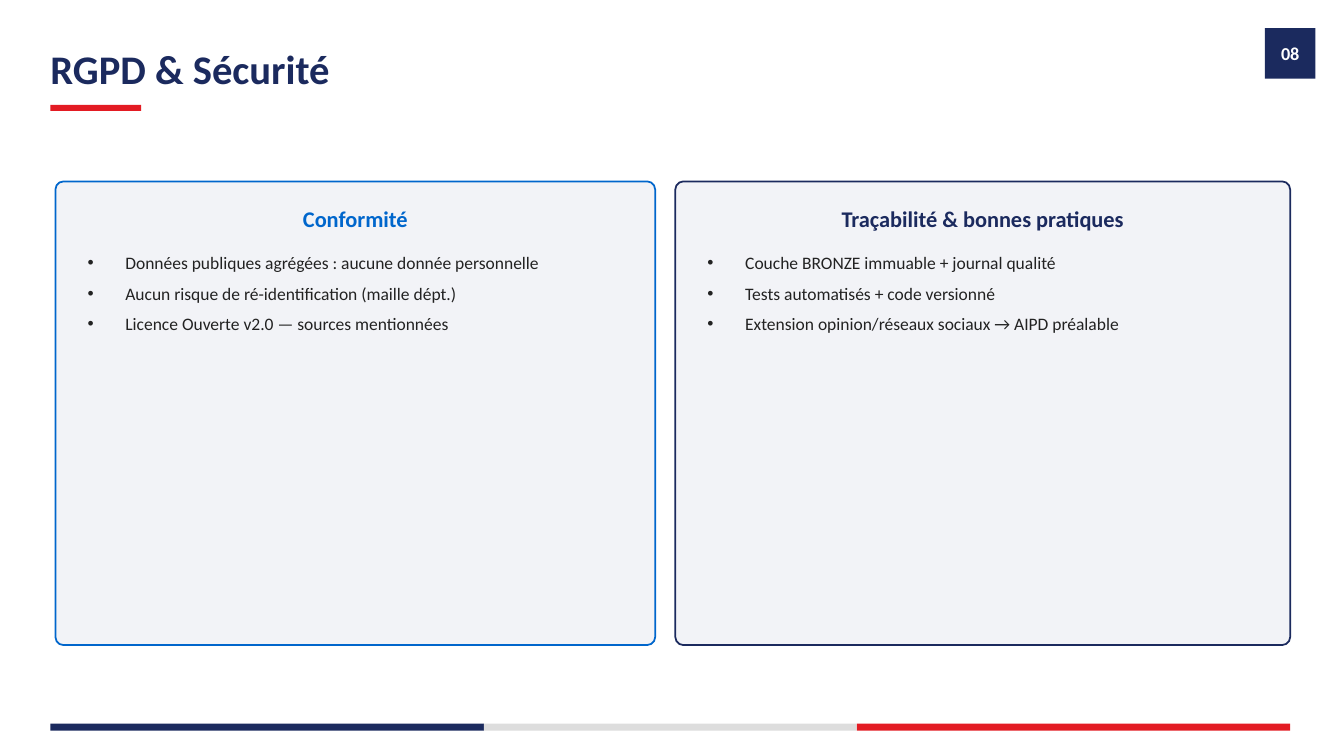
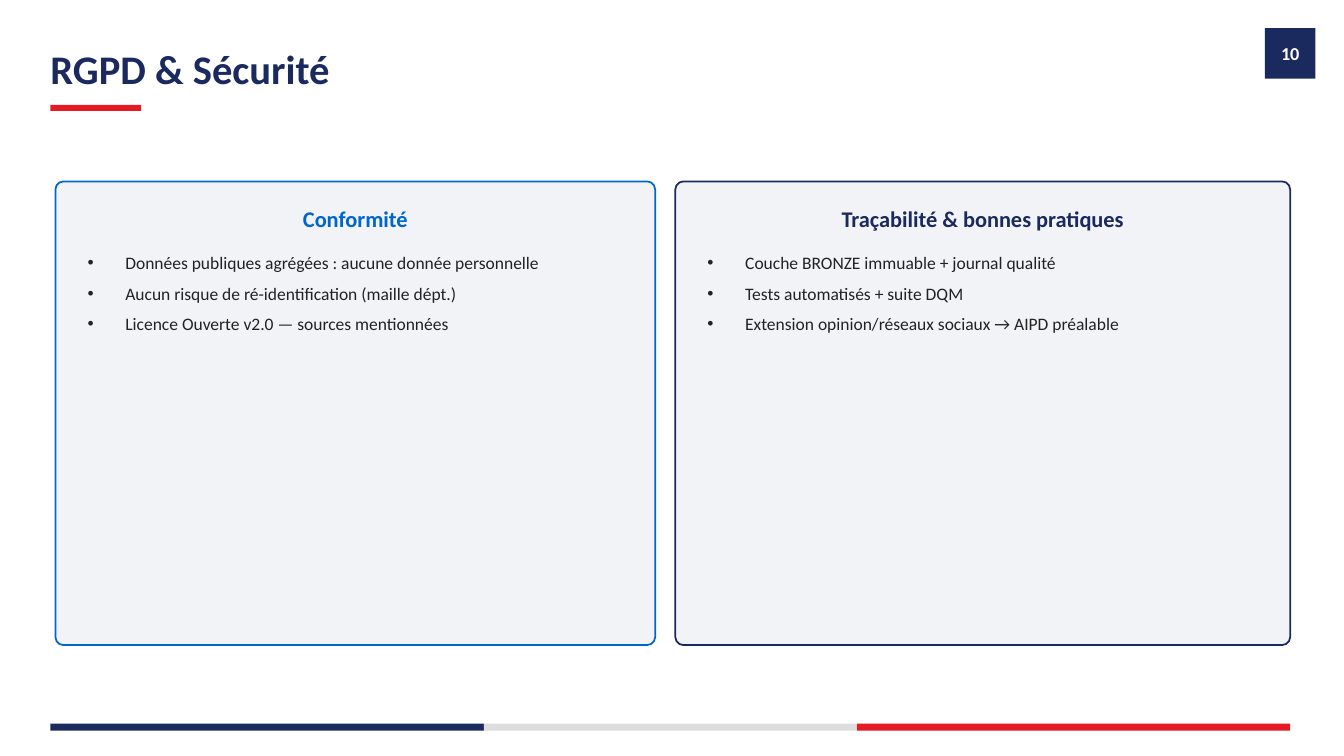
Before and after one commit to guilafont1/mspr-rattrapage, a slide deck: slide 13 of docs/livrables/Support_soutenance_POC_ElectioAnalytics.pptx (slide 10 before the commit). Drawn at 1344x756 pixels with LibreOffice and Linux fonts; fonts in the diff are those of the drawing. Boxes give left, top, right and bottom in pixels: in the first picture for what was removed or moved away, otherwise in the second. Text is boxed around its words. In the diff, an @@ line names an element or a change of style, - is before the commit and + after.

Commit message:
Update Makefile and documentation to integrate DQM suite and enhance project structure. Replace 'gx' with 'dqm' for data quality checks, add new targets for report generation and deck creation, and update README and other documentation to reflect these changes. Adjusted accuracy metrics and clarified data sources in various documents.

```diff
--- a/docs/livrables/Support_soutenance_POC_ElectioAnalytics.pptx
+++ b/docs/livrables/Support_soutenance_POC_ElectioAnalytics.pptx
@@ text at <box>1281,48,1299,60</box>: text changed @@
-08
+10
@@ text at <box>745,288,963,303</box>: text changed @@
-• Tests automatisés + code versionné
+• Tests automatisés + suite DQM
```
Also in this commit, not shown: 11 other slides changed, 3 slides added, 26 other files.
